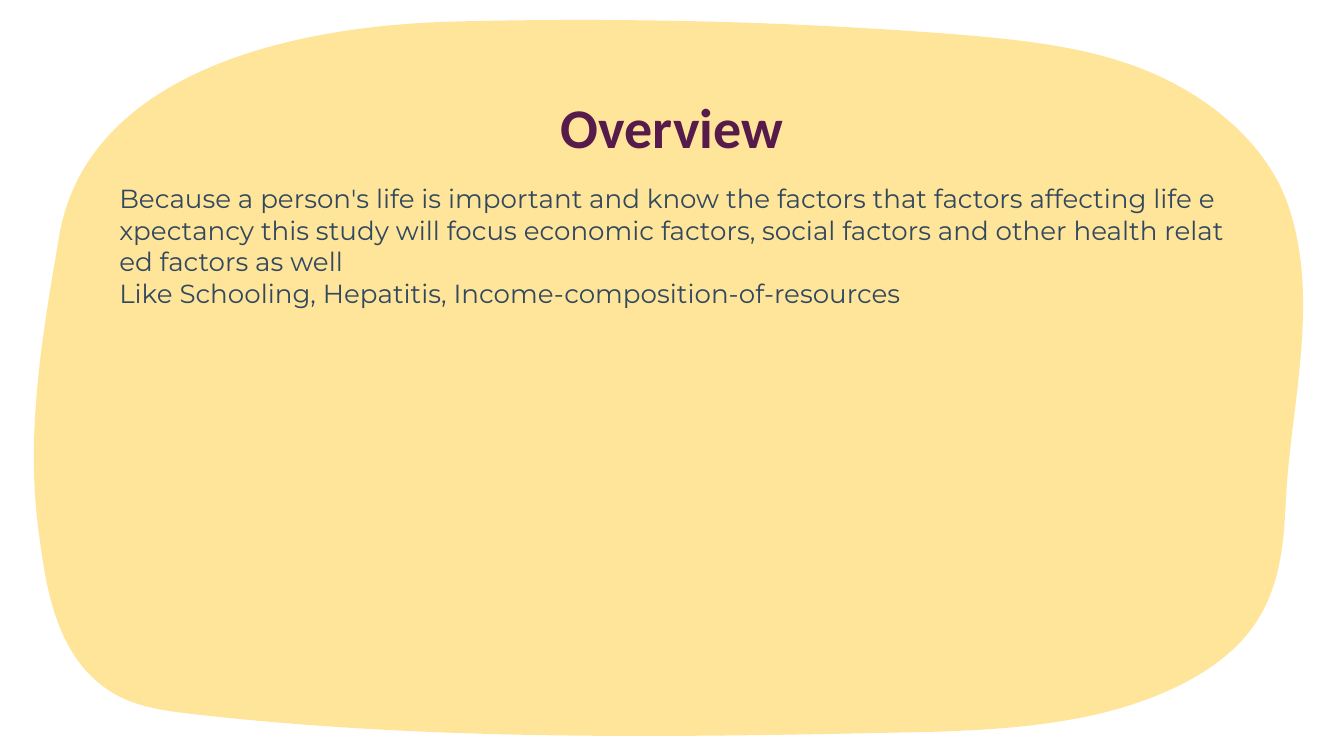
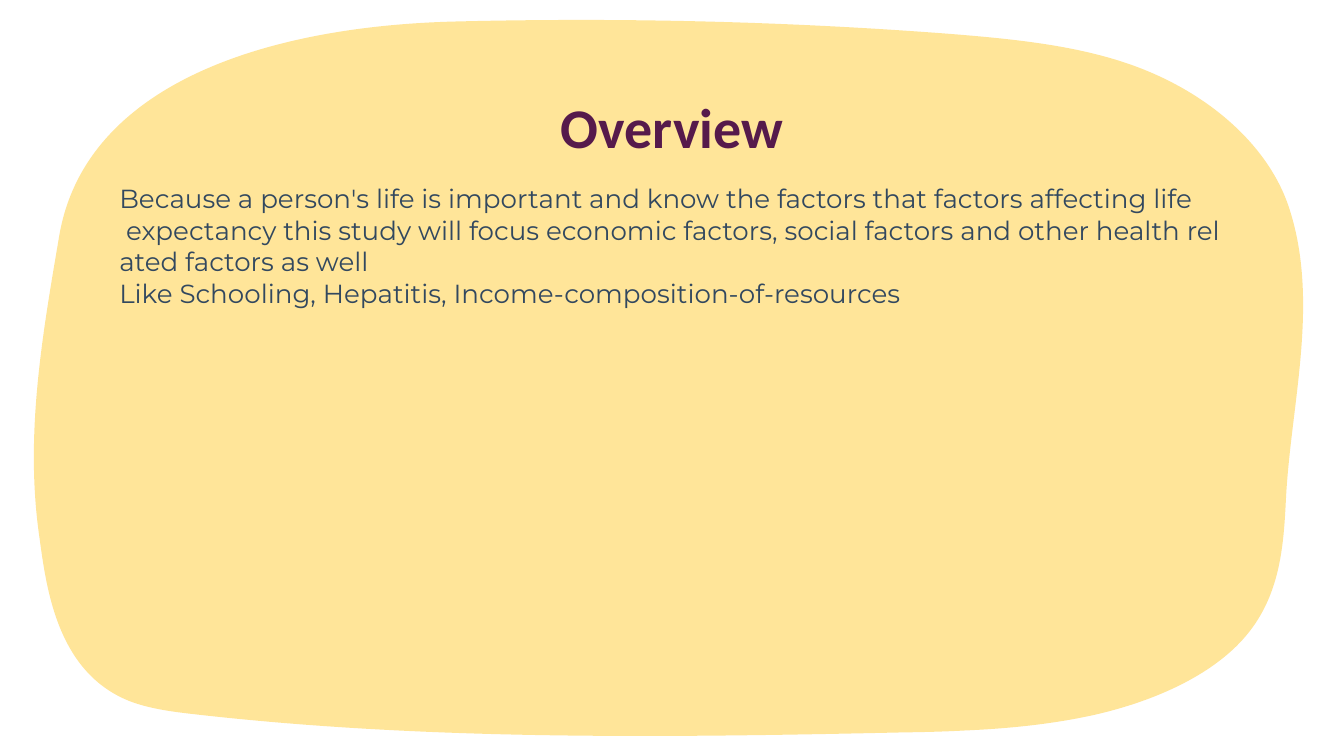
Before and after one commit to ShahadAbdulaziz/Life-Expectancy-REGRESSION, a slide deck: slide 3 of Factors affecting Life Expectancy.pptx. Drawn at 1344x756 pixels with LibreOffice and Linux fonts; fonts in the diff are those of the drawing. Boxes give left, top, right and bottom in pixels: in the first picture for what was removed or moved away, otherwise in the second. Text is boxed around its words. In the diff, an @@ line names an element or a change of style, - is before the commit and + after.

Commit message:
update

```diff
--- a/Factors affecting Life Expectancy.pptx
+++ b/Factors affecting Life Expectancy.pptx
@@ text at <box>119,188,1192,308</box>: text changed @@
-Because a person's life is important and know the factors that factors affecting life expectancy this study will focus economic factors, social factors and other health related factors as well
-Like Schooling, Hepatitis, Income-composition-of-resources
+Because a person's life is important and know the factors that factors affecting life
+expectancy this study will focus economic factors, social factors and other health related factors as well
+Like Schooling, Hepatitis, Income-composition-of-resources
```
Also in this commit, not shown: 2 other slides changed.
